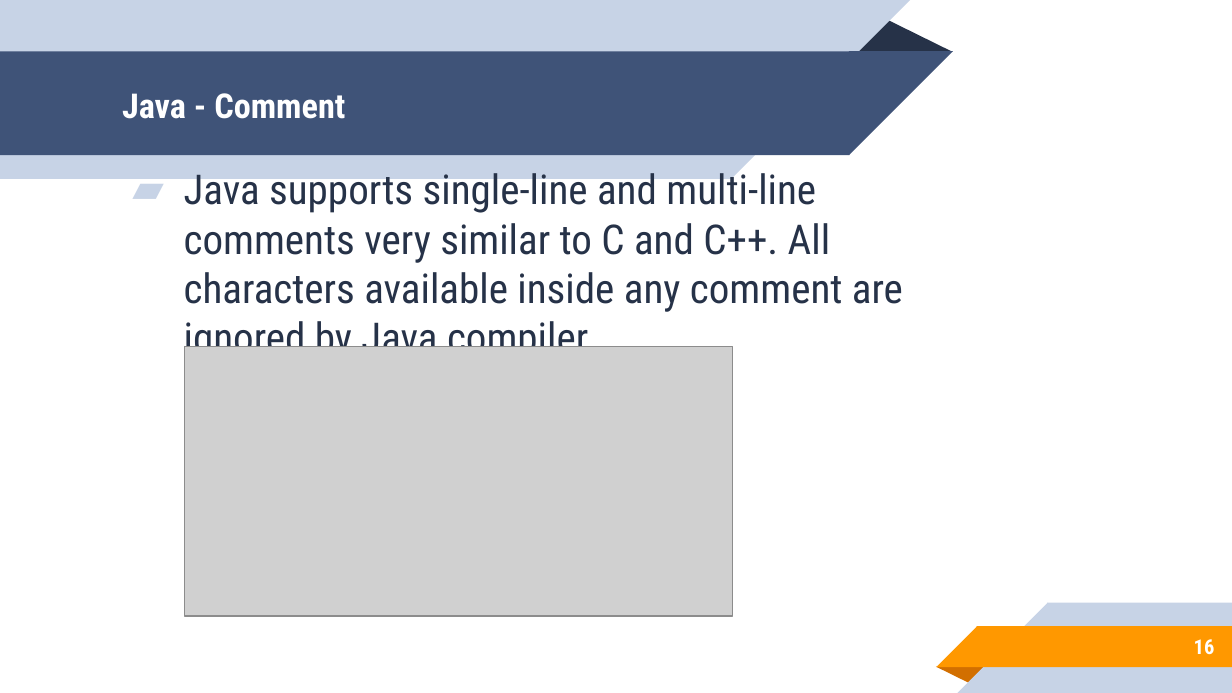
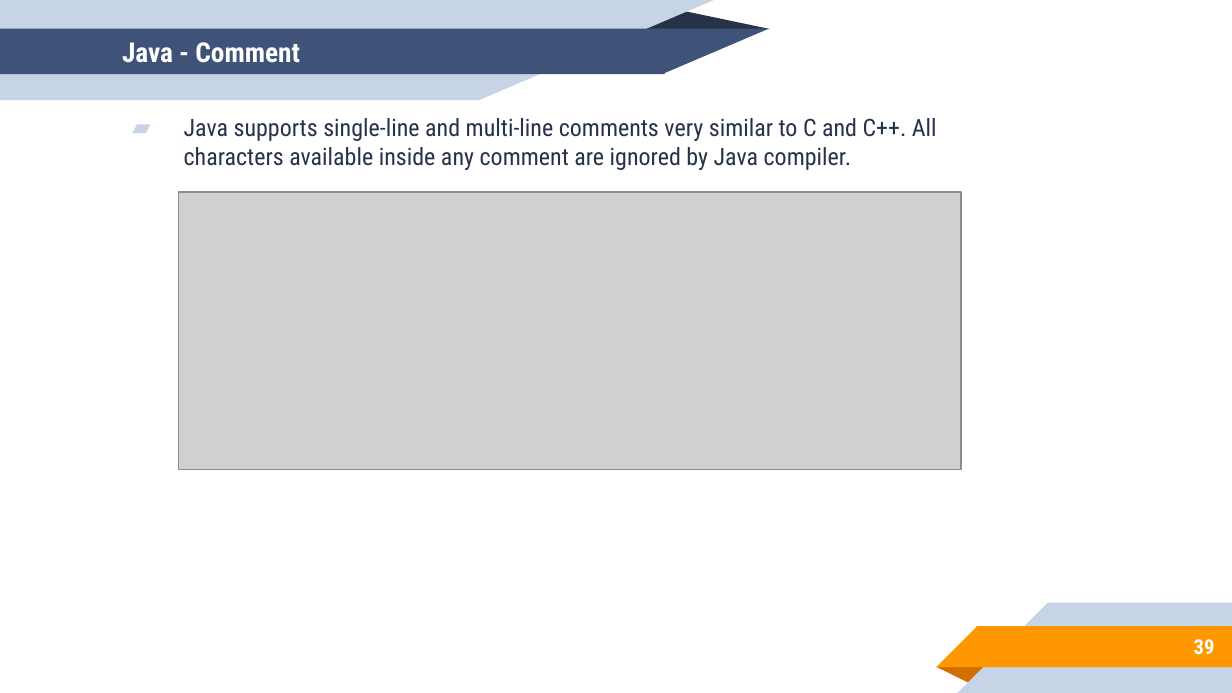
Before and after one commit to aronipurwanto/materi-xa, a slide deck: slide 39 of java/java-logic/Slide-Java-Logic-01.pptx (slide 16 before the commit). Drawn at 1232x693 pixels with LibreOffice and Linux fonts; fonts in the diff are those of the drawing; grey boxes stand for pictures. Boxes give left, top, right and bottom in pixels: in the first picture for what was removed or moved away, otherwise in the second. Text is boxed around its words. In the diff, an @@ line names an element or a change of style, - is before the commit and + after.

```diff
--- a/java/java-logic/Slide-Java-Logic-01.pptx
+++ b/java/java-logic/Slide-Java-Logic-01.pptx
@@ rectangle: place and size @@
-rectangle at <box>0,52,849,155</box>
+rectangle at <box>0,28,664,74</box>
@@ rectangle: place and size @@
-rectangle at <box>0,0,732,179</box>
+rectangle at <box>0,0,480,100</box>
@@ title "Java - Comment": place and size @@
-title "Java - Comment" at <box>122,93,345,119</box>
+title "Java - Comment" at <box>122,42,300,63</box>
@@ title "Java - Comment" at <box>122,42,300,63</box>: size 20 to 16 pt @@
@@ right triangle added at <box>479,0,715,100</box>, fill #C7D3E6 @@
@@ triangle: place and size @@
-triangle at <box>848,17,952,52</box>
+triangle at <box>632,10,770,30</box>
@@ right triangle: place and size @@
-right triangle at <box>849,52,952,155</box>
+right triangle at <box>663,28,770,74</box>
@@ right triangle removed at <box>732,0,910,179</box> @@
@@ text "Java supports single-line and multi-line ...": place and size @@
-text "Java supports single-line and multi-line ..." at <box>184,167,903,363</box>
+text "Java supports single-line and multi-line ..." at <box>184,118,937,170</box>
@@ text "Java supports single-line and multi-line ..." at <box>184,118,937,170</box>: size 24 to 14 pt; vertical alignment middle to top @@
@@ picture added at <box>179,192,961,469</box> @@
@@ picture removed at <box>185,346,733,616</box> @@
@@ page number at <box>1194,639,1215,655</box>: text changed @@
-16
+39
```
Also in this commit, not shown: 22 other slides changed, 48 slides added, 9 slides removed, 16 other files.
